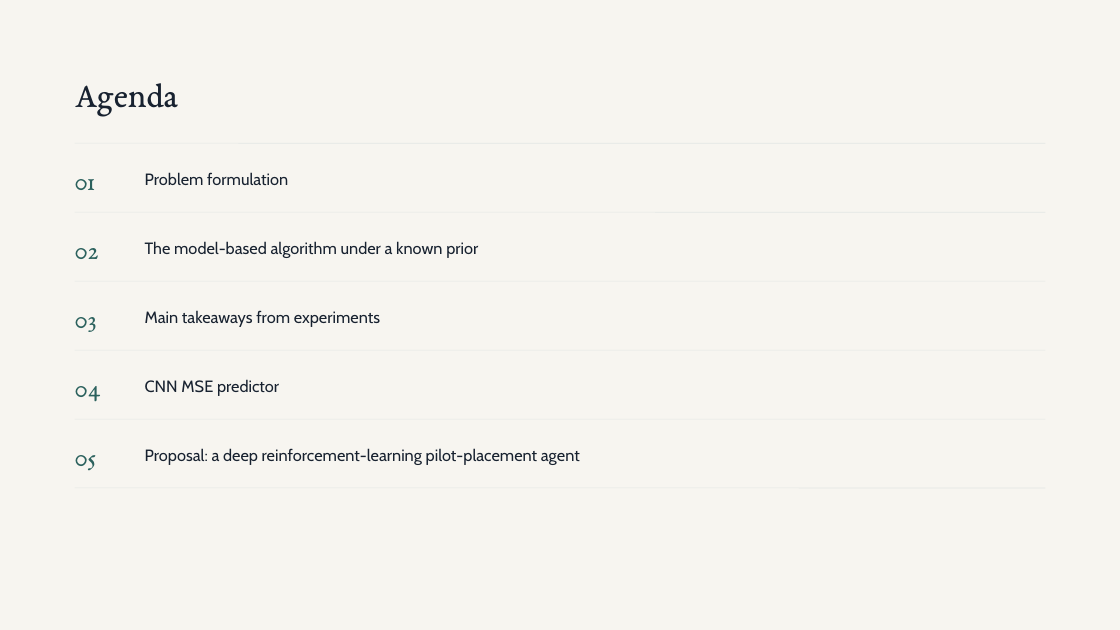
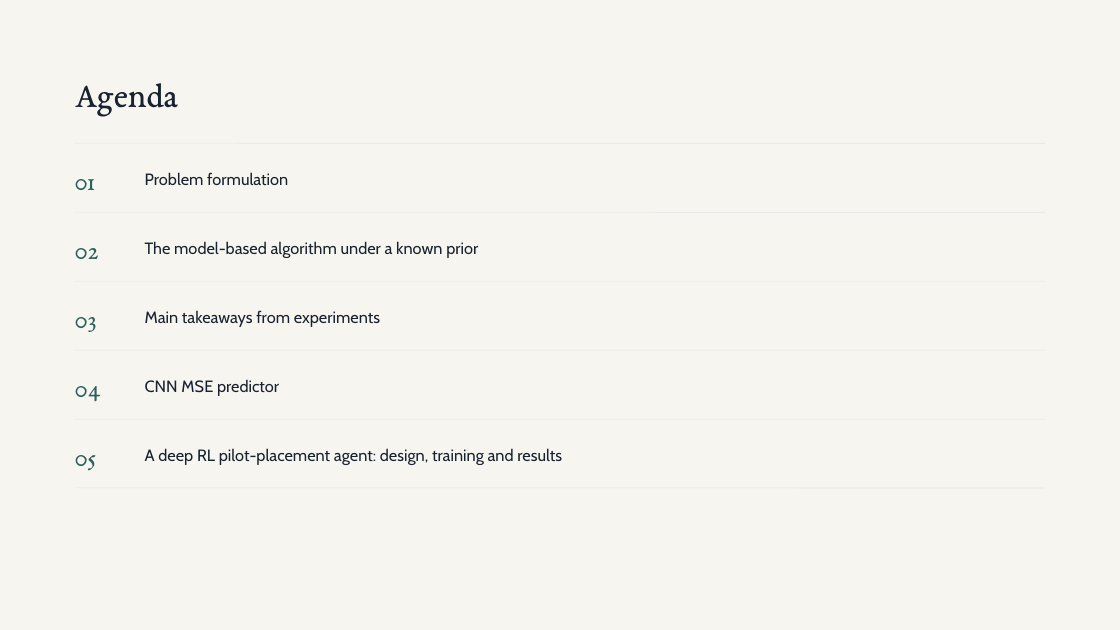
Before and after one commit to tal-pardo/model_based_pilot_allocation, a slide deck: slide 2 of Adaptive Pilot allocation - Research Presentation.pptx. Drawn at 1120x630 pixels with LibreOffice and Linux fonts; fonts in the diff are those of the drawing. Boxes give left, top, right and bottom in pixels: in the first picture for what was removed or moved away, otherwise in the second. Text is boxed around its words. In the diff, an @@ line names an element or a change of style, - is before the commit and + after.

```diff
--- a/Adaptive Pilot allocation - Research Presentation.pptx
+++ b/Adaptive Pilot allocation - Research Presentation.pptx
@@ text at bbox=[145, 448, 562, 465]: text changed @@
-Proposal: a deep reinforcement-learning pilot-placement agent
+A deep RL pilot-placement agent: design, training and results
```
Also in this commit, not shown: 4 other slides changed, 3 slides added, 5 slides removed, 4 other files.
